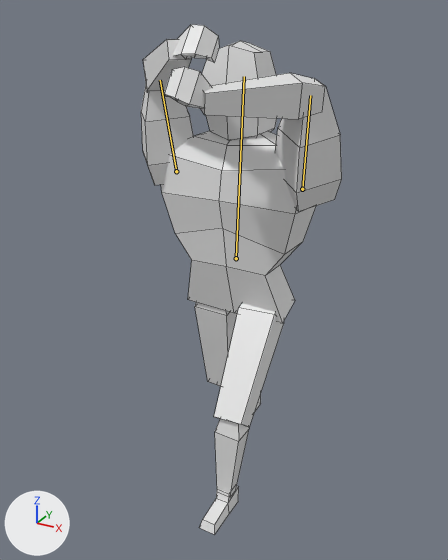
The FBX model Assets/Enemies/Crusader/crusader_basicanim.fbx, before and after one commit.
Camera for both pictures: a 50 mm lens placed at (10.63, -20.35, 18.91), pointed at (-0.14, -0.78, 9.13). The lights are fixed; the arrows at lower left show +X, +Y and +Z. Both versions are drawn at frame 11 of the action 'Crusader_Armature.001|Attack'; the numbers are the values there. The bones that change are drawn over the model as lines. Mesh edges are drawn as thin lines.

The first picture shows 'Chest.001', 'Feet.001', 'Hands.001', 'Head.005', 'LowerArms.002', 'LowerLegs.001', 'UpperArms.001', 'UpperLegs.001'.
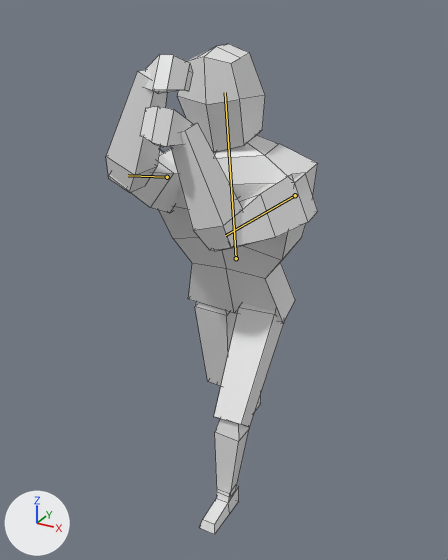
Commit message: improved crusader flow

The edits, one by one:
Bone 'Chest' (bone_chest) turns from (0, 0, 12) to (0, 0, 0) degrees about its own x, y and z.
Bone 'LeftUpperArm' (bone_leftupperarm) turns from (75, 11, -53) to (-2, -58, -116) degrees about its own x, y and z.
Bone 'RightUpperArm' (bone_rightupperarm) turns from (83, -6, 52) to (36, 47, 144) degrees about its own x, y and z.

What differs and where, as boxes (x1, y1, x2, y2) in the pictures (448 x 560 px):
'Chest.001', posed: before (161, 131, 316, 323); after (159, 135, 318, 322)
'LowerArms.002', posed (25% narrower, 123% taller): before (143, 39, 325, 119); after (106, 70, 242, 250)
'UpperArms.001', posed (24% shorter): before (141, 78, 342, 212); after (109, 149, 318, 251)
'Head.005', posed: before (202, 41, 277, 140); after (178, 44, 265, 152)
'Hands.001', posed (11% taller): before (164, 25, 219, 109); after (140, 54, 193, 147)
bone 'Chest', root to tip: before (236, 258) to (244, 76); after (236, 258) to (225, 92)
bone 'LeftUpperArm', root to tip: before (302, 189) to (310, 95); after (295, 195) to (225, 235)
bone 'RightUpperArm', root to tip: before (176, 171) to (160, 80); after (167, 177) to (128, 175)
